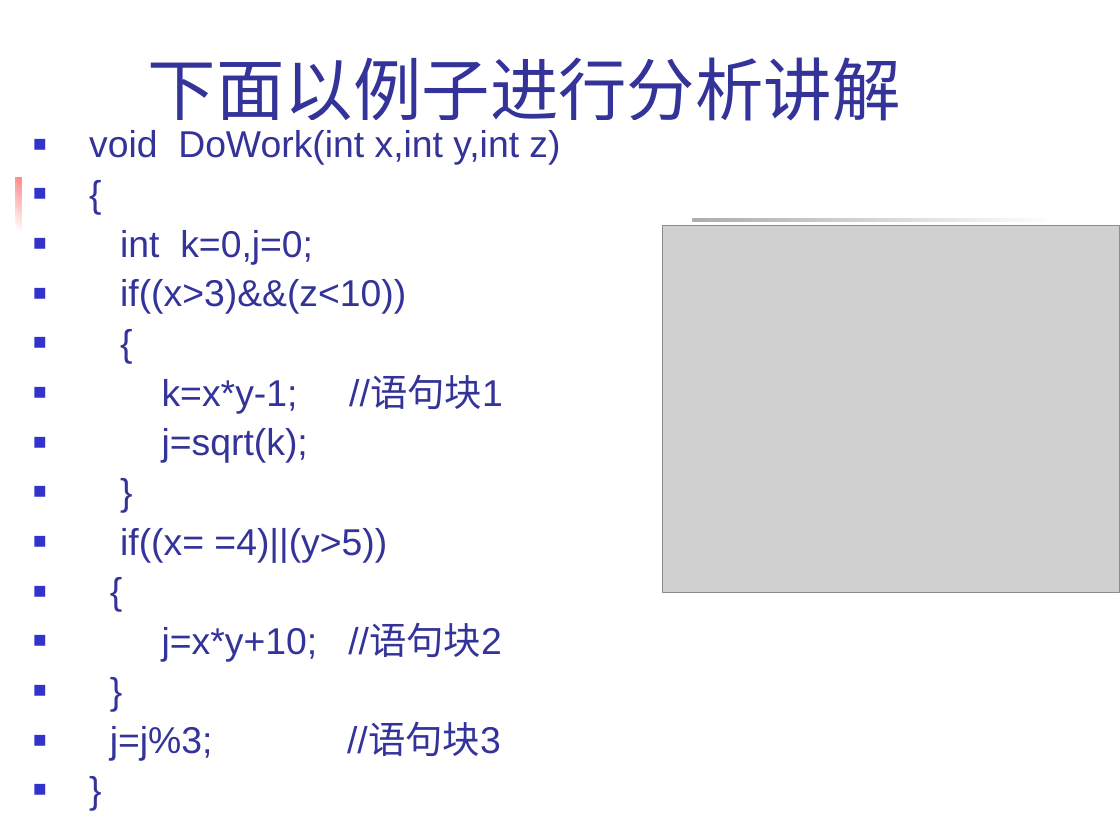
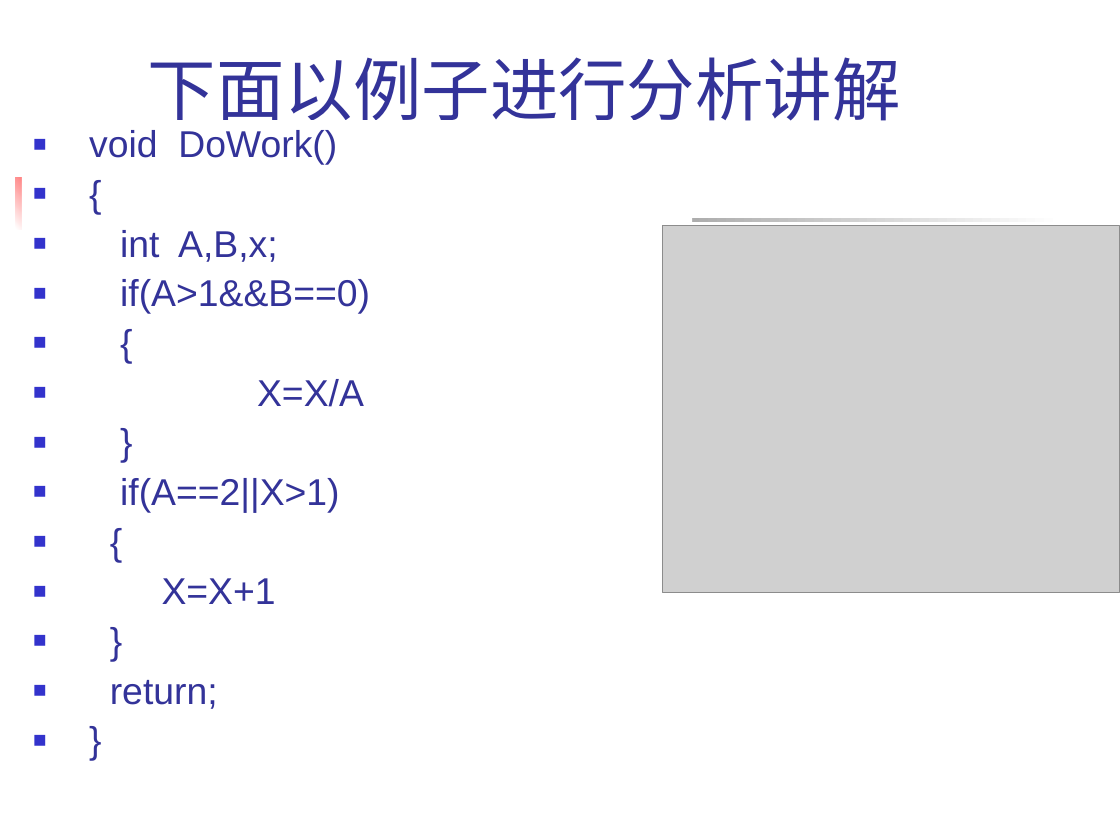
Before and after one commit to 1-518/Three-Kindoms, a slide deck: slide 2 of 白盒黑盒/白盒测试技术/白盒测试技术.ppt (slide 5 before the commit). Drawn at 1120x840 pixels with LibreOffice and Linux fonts; fonts in the diff are those of the drawing; grey boxes stand for pictures. Boxes give left, top, right and bottom in pixels: in the first picture for what was removed or moved away, otherwise in the second. Text is boxed around its words. In the diff, an @@ line names an element or a change of style, - is before the commit and + after.

```diff
--- a/白盒黑盒/白盒测试技术/白盒测试技术.ppt
+++ b/白盒黑盒/白盒测试技术/白盒测试技术.ppt
@@ text at (89, 130, 337, 165): text changed @@
-■ void DoWork(int x,int y,int z)
+■ void DoWork()
@@ text at (120, 230, 370, 314): text changed @@
-■ int k=0,j=0;
-■ if((x>3)&&(z<10))
+■ int A,B,x;
+■ if(A>1&&B==0)
@@ text at (257, 379, 364, 407): text changed @@
-■ k=x*y-1; //语句块1
-■ j=sqrt(k);
+■ X=X/A
@@ text at (120, 478, 339, 513): text changed @@
-■ if((x= =4)||(y>5))
+■ if(A==2||X>1)
@@ text at (162, 578, 276, 604): text changed @@
-■ j=x*y+10; //语句块2
+■ X=X+1
@@ text at (110, 680, 218, 709): text changed @@
-■ j=j%3; //语句块3
+■ return;
```
Also in this commit, not shown: 13 other slides changed, 1 slide added, 4 slides removed, 1 other file.
